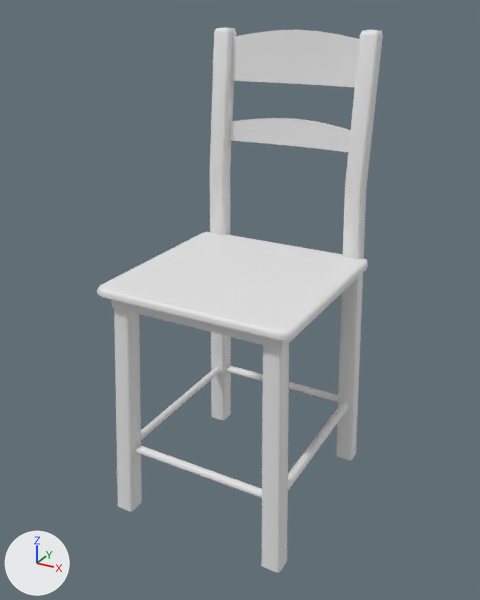
A saved change to the FBX model Assets/ART/Meshes/GENERAL/SM_Chair.fbx.
The view is the same before and after, from a 50 mm lens placed at (0.806, -1.498, 1.35), pointed at (-0.006, -0.022, 0.612). Every picture has the same lights, and +X, +Y and +Z are marked at lower left. The first picture is the older version. Where no turn or scale is listed for an object, it has been applied to the vertices.

The first picture shows 'SM_Chair'.
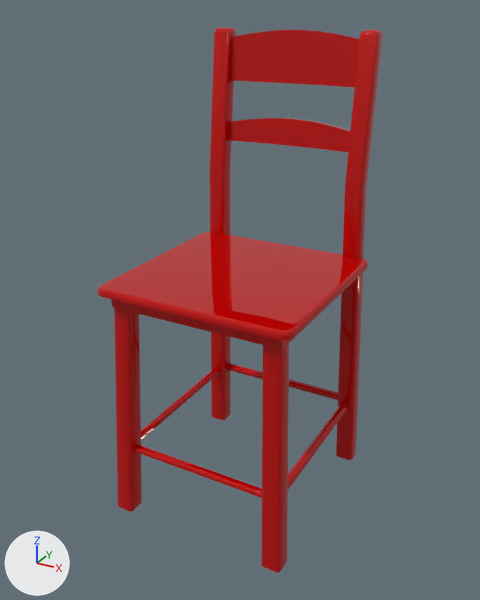
Boxes [x1, y1, x2, y2] around the edits, measured in the pictures (480 x 600 px; the box of a moved part takes in the faces that stretch with it):
part 1 of me_mesh, moved or reshaped: [288, 402, 349, 490] in both
part 2 of me_mesh, moved or reshaped: before [225, 365, 338, 403]; after [227, 363, 338, 401]
part 3 of me_mesh, moved or reshaped: [141, 367, 221, 440] in both
part 4 of me_mesh, recoloured (white to red): [97, 27, 383, 573] in both

The edits, one by one:
Material 'M_Wood_01' (mat_m_wood_01) is new.
Its base color is (0.5, 0.0, 0.0) (red #bc0000).
Its roughness is 0.0.
me_mesh is used by ob_sm_chair; location (0.0, 0.0, 0.0).
me_mesh had 284 vertices, 302 faces and spanned x -0.275..0.275, y -0.309..0.309, z 0.0..1.3.
me_mesh now has 280 vertices, 254 faces and spans x -0.275..0.275, y -0.309..0.309, z 0.0..1.3.
me_mesh part 1: the loose piece of 8 vertices spanning x 0.218..0.248, y -0.254..0.241, z 0.189..0.219 is scaled about its middle by (1, 1.08, 1), then moved by (-0.001, 0.006, 0.0), in mat_m_wood_01 (red #bc0000).
me_mesh part 2: the loose piece of 8 vertices spanning x -0.21..0.21, y 0.238..0.268, z 0.189..0.219 is moved by (0.0, 0.014, 0.0), in mat_m_wood_01 (red #bc0000).
me_mesh part 3: the loose piece of 8 vertices spanning x -0.248..-0.218, y -0.254..0.241, z 0.189..0.219 is scaled about its middle by (1, 1.08, 1), then moved by (0.0, 0.006, 0.0), in mat_m_wood_01 (red #bc0000).
me_mesh part 4: 242 faces spanning x -0.275..0.275, y -0.309..0.309, z 0.0..1.3 switch from no material to mat_m_wood_01 (red #bc0000).
Other edits to the shape of me_mesh do not show in these pictures.
